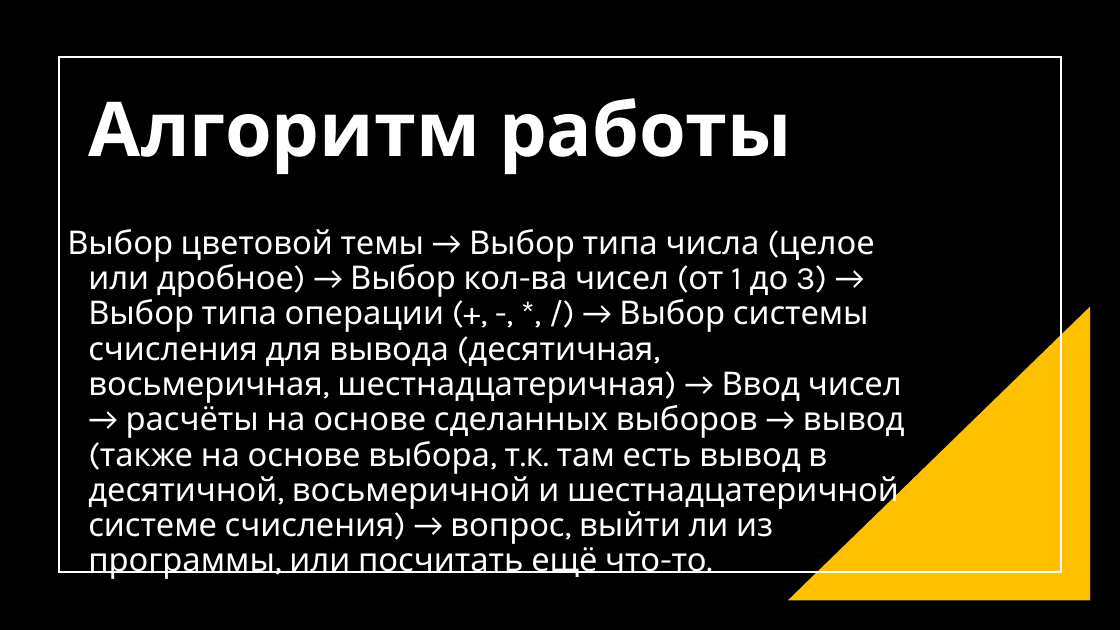
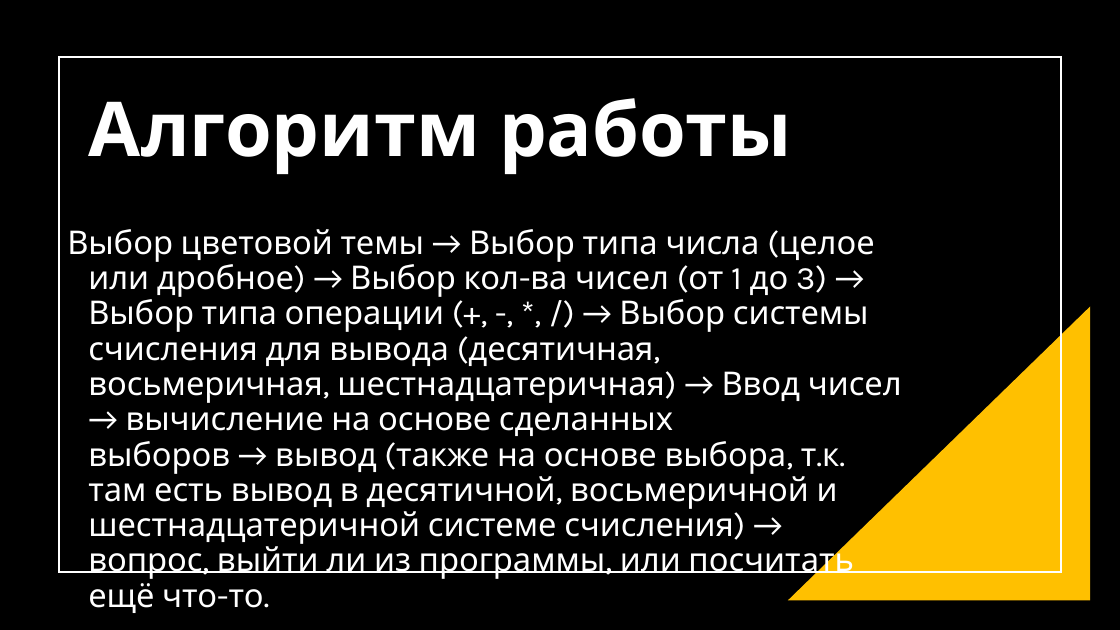
Before and after one commit to dimont212/Project, a slide deck: slide 5 of presentation.pptx. Drawn at 1120x630 pixels with LibreOffice and Linux fonts; fonts in the diff are those of the drawing. Boxes give left, top, right and bottom in pixels: in the first picture for what was removed or moved away, otherwise in the second. Text is boxed around its words. In the diff, an @@ line names an element or a change of style, - is before the commit and + after.

```diff
--- a/presentation.pptx
+++ b/presentation.pptx
@@ text at (67,229,902,613): text changed @@
-Выбор цветовой темы → Выбор типа числа (целое или дробное) → Выбор кол-ва чисел (от 1 до 3) → Выбор типа операции (+, -, *, /) → Выбор системы счисления для вывода (десятичная, восьмеричная, шестнадцатеричная) → Ввод чисел → расчёты на основе сделанных выборов → вывод (также на основе выбора, т.к. там есть вывод в десятичной, восьмеричной и шестнадцатеричной системе счисления) → вопрос, выйти ли из программы, или посчитать ещё что-то.
+Выбор цветовой темы → Выбор типа числа (целое или дробное) → Выбор кол-ва чисел (от 1 до 3) → Выбор типа операции (+, -, *, /) → Выбор системы счисления для вывода (десятичная, восьмеричная, шестнадцатеричная) → Ввод чисел → вычисление на основе сделанных выборов → вывод (также на основе выбора, т.к. там есть вывод в десятичной, восьмеричной и шестнадцатеричной системе счисления) → вопрос, выйти ли из программы, или посчитать ещё что-то.
```
Also in this commit, not shown: 2 other slides changed.
